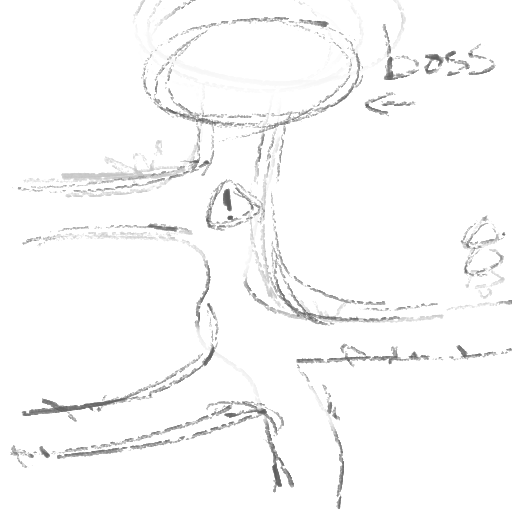
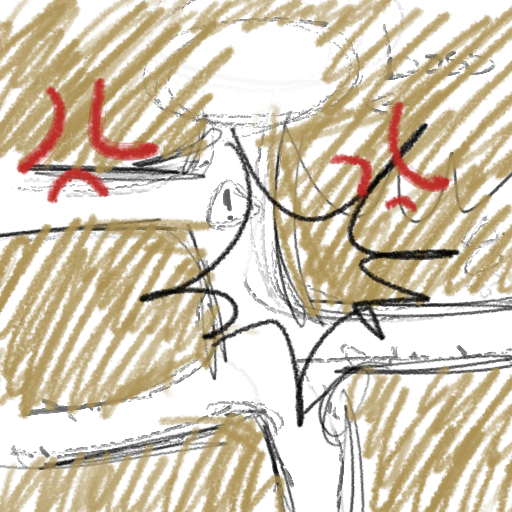
Before/after of a (512, 512) layered artwork. What changed in the layer stack:
painted on "图层 1" over [0, 0, 512, 512]
